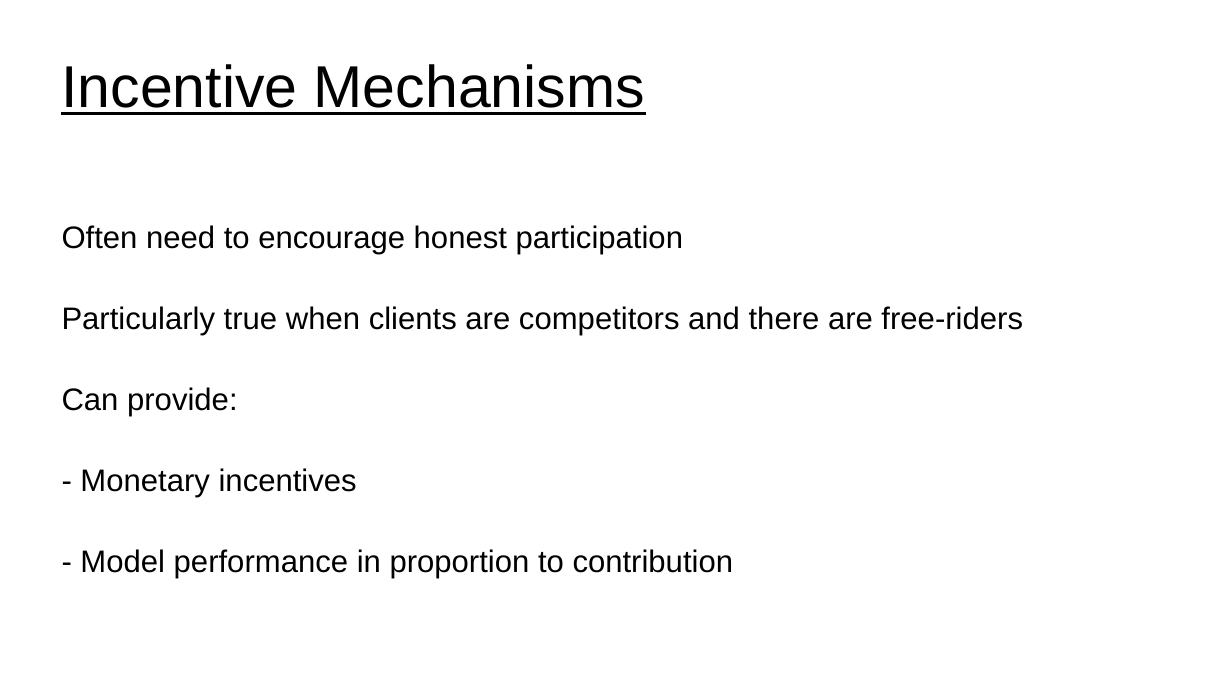
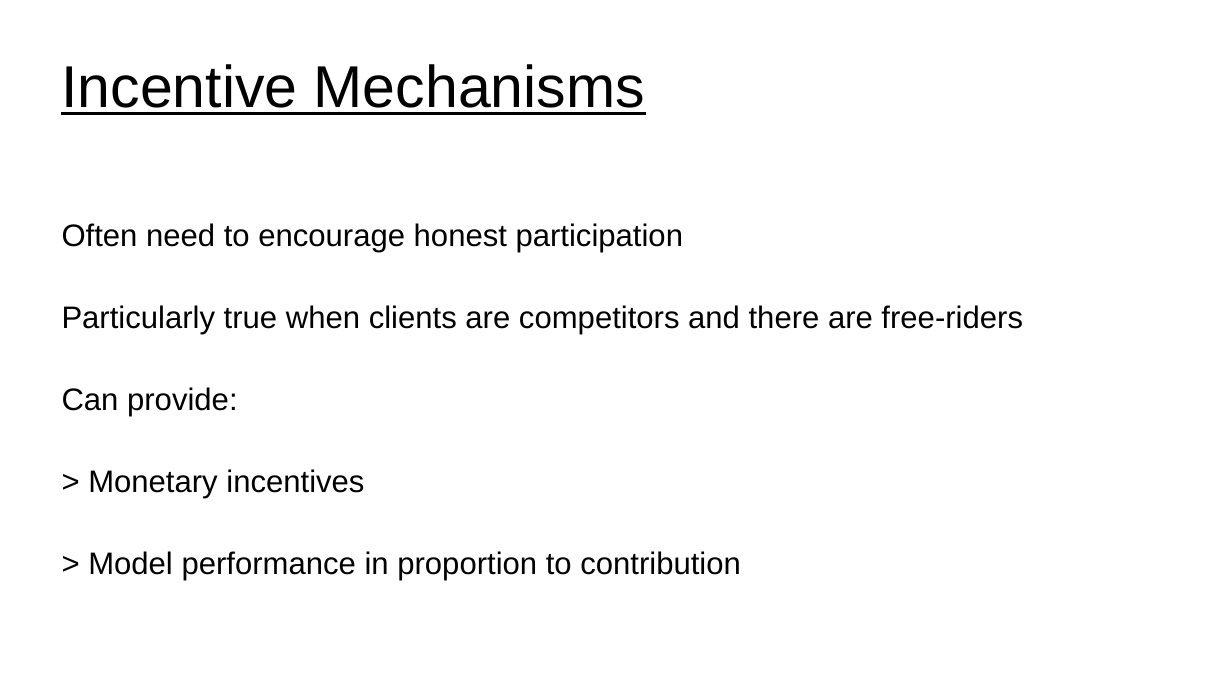
Before and after one commit to UVADS/distributed_computing, a slide deck: slide 38 of 07_distributed_model_training/federated_learning.ppt (slide 31 before the commit). Drawn at 1232x693 pixels with LibreOffice and Linux fonts; fonts in the diff are those of the drawing. Boxes give left, top, right and bottom in pixels: in the first picture for what was removed or moved away, otherwise in the second. Text is boxed around its words. In the diff, an @@ line names an element or a change of style, - is before the commit and + after.

```diff
--- a/07_distributed_model_training/federated_learning.ppt
+++ b/07_distributed_model_training/federated_learning.ppt
@@ text at bbox=[88, 469, 741, 580]: text changed @@
-- Monetary incentives
-- Model performance in proportion to contribution
+> Monetary incentives
+> Model performance in proportion to contribution
```
Also in this commit, not shown: 3 other slides changed, 7 slides added, 2 other files.
